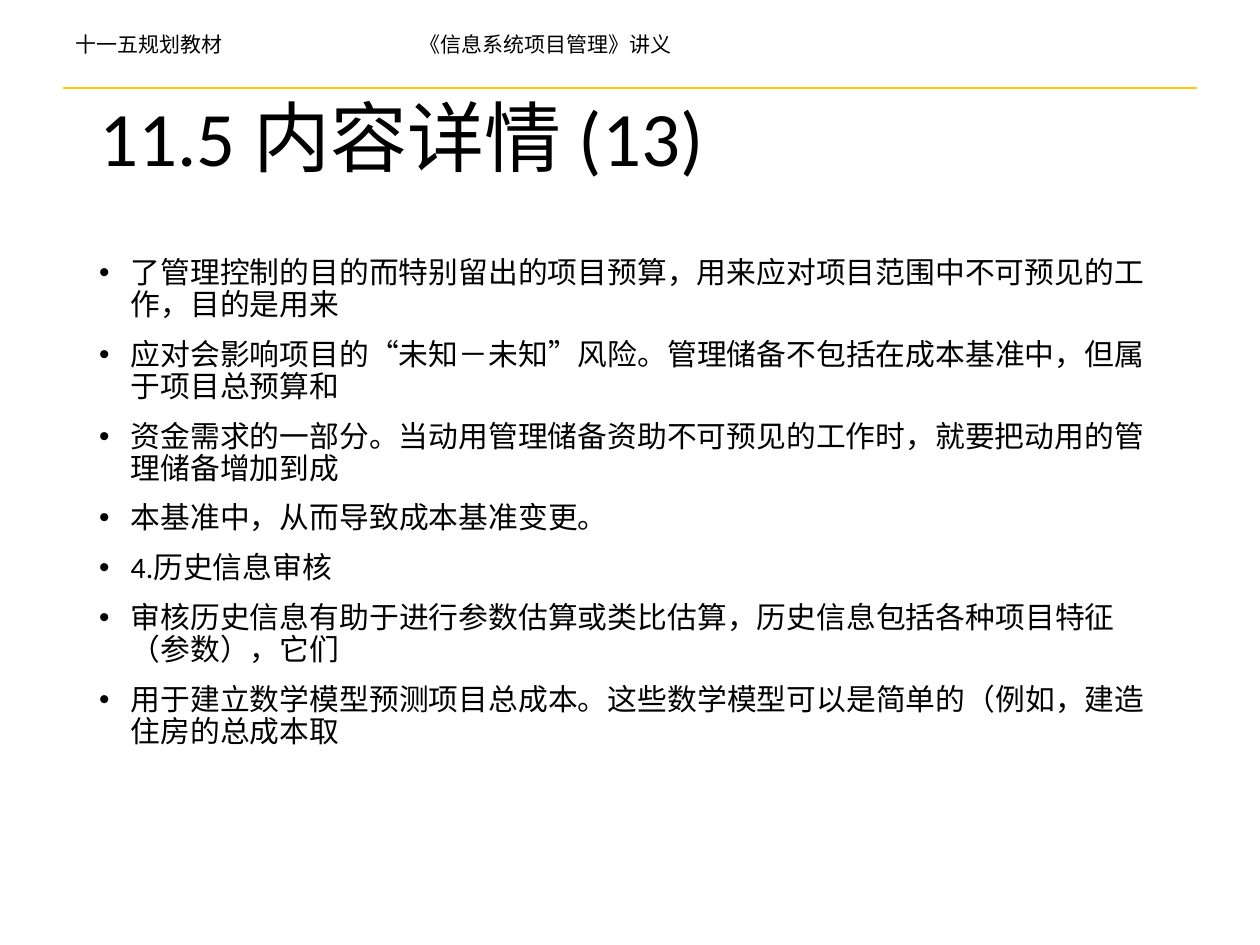
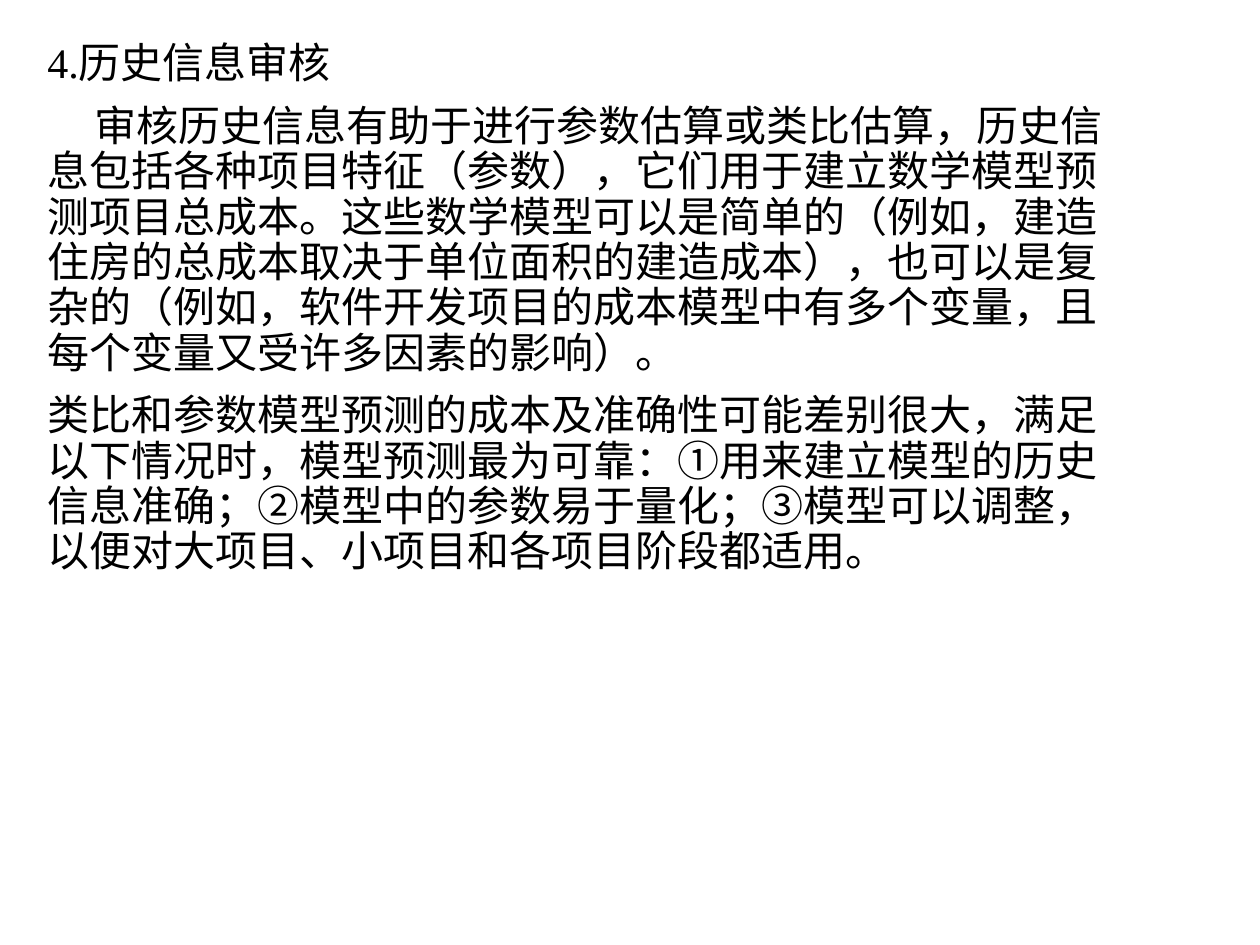
Before and after one commit to yanghui58/project_manager, a slide deck: slide 33 of 第5章 项目成本管理-yh.pptx. Drawn at 1260x945 pixels with LibreOffice and Linux fonts; fonts in the diff are those of the drawing; background and template pictures are left out. Boxes give left, top, right and bottom in pixels: in the first picture for what was removed or moved away, otherwise in the second. Text is boxed around its words. In the diff, an @@ line names an element or a change of style, - is before the commit and + after.

Commit message:
对项目成本管理进行了更新

```diff
--- a/第5章 项目成本管理-yh.pptx
+++ b/第5章 项目成本管理-yh.pptx
@@ text "4.历史信息审核": place and size @@
-text "4.历史信息审核" at box(131, 258, 1145, 745)
+text "4.历史信息审核" at box(47, 45, 1102, 570)
@@ text at box(47, 45, 331, 82): size 17 to 24 pt, font Calibri to Times New Roman in "4.历史信息审核"; bullet • to none @@
@@ text removed at box(75, 34, 672, 54) @@
-十一五规划教材 《信息系统项目管理》讲义
@@ line removed from (63, 88) to (1197, 88) @@
@@ title removed at box(99, 88, 704, 177) @@
-11.5 内容详情 (13)
@@ text at box(47, 105, 1102, 570): text changed; size 17 to 24 pt; font Calibri to Times New Roman @@
-• 审核历史信息有助于进行参数估算或类比估算，历史信息包括各种项目特征（参数），它们
-• 用于建立数学模型预测项目总成本。这些数学模型可以是简单的（例如，建造住房的总成本取
+审核历史信息有助于进行参数估算或类比估算，历史信息包括各种项目特征（参数），它们用于建立数学模型预测项目总成本。这些数学模型可以是简单的（例如，建造住房的总成本取决于单位面积的建造成本），也可以是复杂的（例如，软件开发项目的成本模型中有多个变量，且每个变量又受许多因素的影响）。
+类比和参数模型预测的成本及准确性可能差别很大，满足以下情况时，模型预测最为可靠：①用来建立模型的历史信息准确；②模型中的参数易于量化；③模型可以调整，以便对大项目、小项目和各项目阶段都适用。
@@ text at box(131, 258, 1144, 531): paragraphs removed @@
-• 了管理控制的目的而特别留出的项目预算，用来应对项目范围中不可预见的工作，目的是用来
-• 应对会影响项目的“未知－未知”风险。管理储备不包括在成本基准中，但属于项目总预算和
-• 资金需求的一部分。当动用管理储备资助不可预见的工作时，就要把动用的管理储备增加到成
-• 本基准中，从而导致成本基准变更。
```
Also in this commit, not shown: 40 other slides changed, 11 slides added, 59 slides removed.
